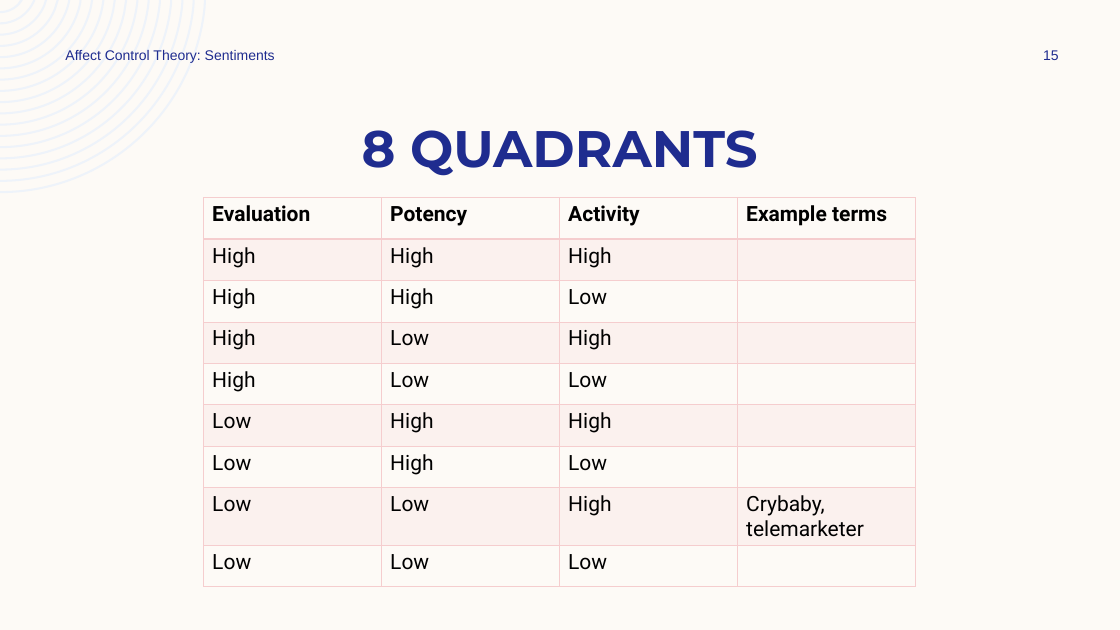
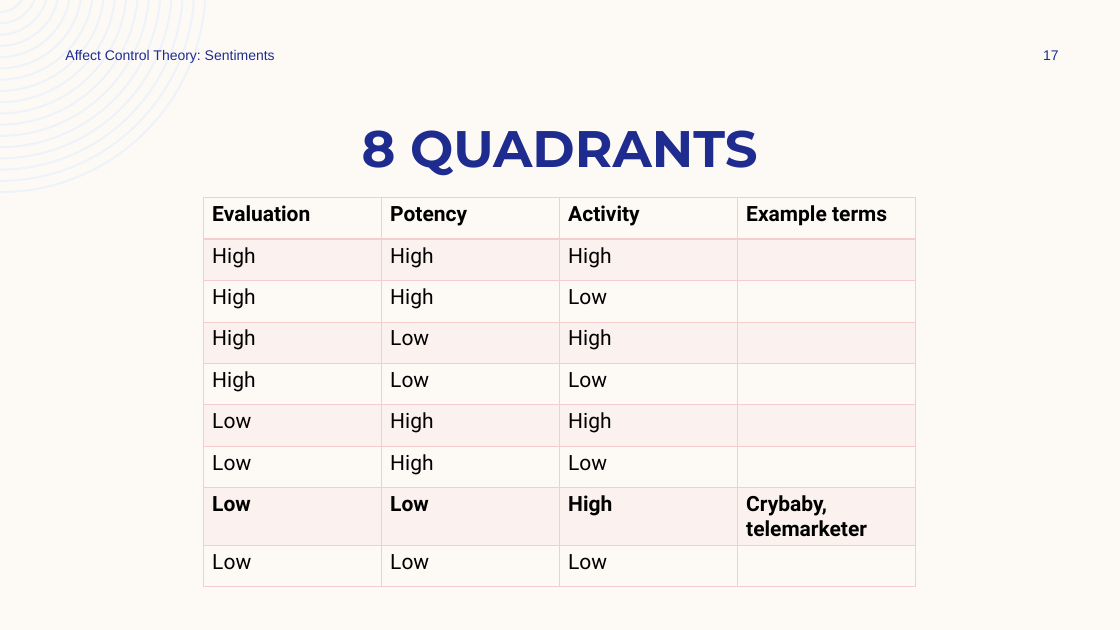
Before and after one commit to ekmaloney/soc490s, a slide deck: slide 17 of slides/jan_26.pptx (slide 15 before the commit). Drawn at 1120x630 pixels with LibreOffice and Linux fonts; fonts in the diff are those of the drawing. Boxes give left, top, right and bottom in pixels: in the first picture for what was removed or moved away, otherwise in the second. Text is boxed around its words. In the diff, an @@ line names an element or a change of style, - is before the commit and + after.

```diff
--- a/slides/jan_26.pptx
+++ b/slides/jan_26.pptx
@@ page number at bbox=[1043, 50, 1059, 60]: text changed @@
-15
+17
@@ table at bbox=[204, 198, 917, 588] @@
@@ bold on in "Low", "Low", "High", "Crybaby, telemarketer" @@
```
Also in this commit, not shown: 10 other slides changed, 2 slides added, 14 other files.
